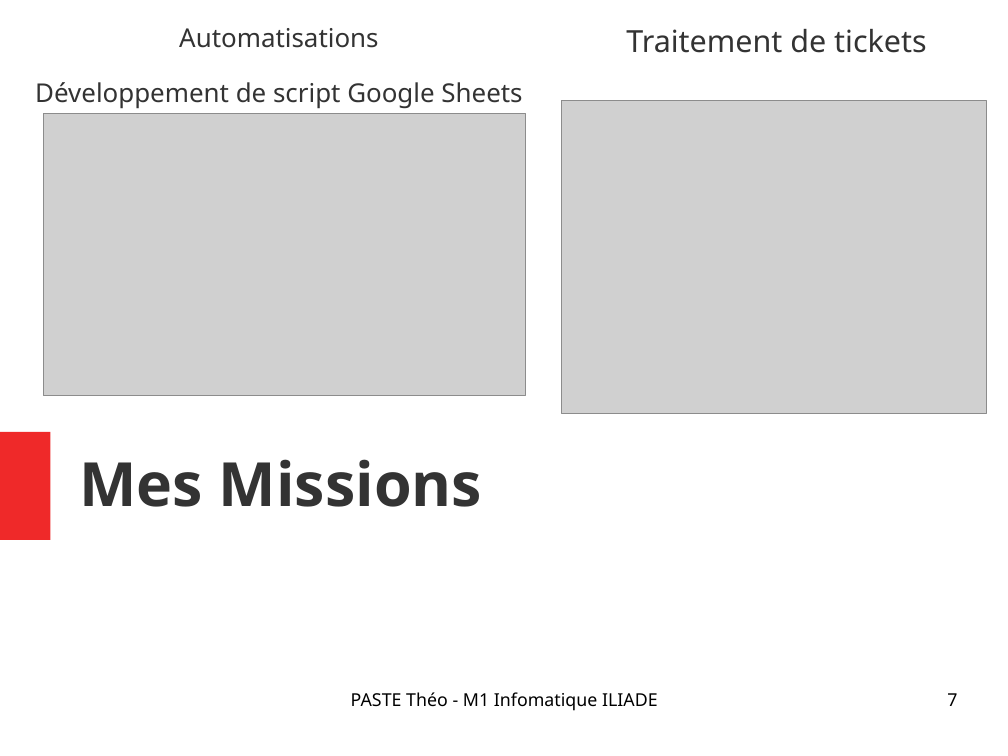
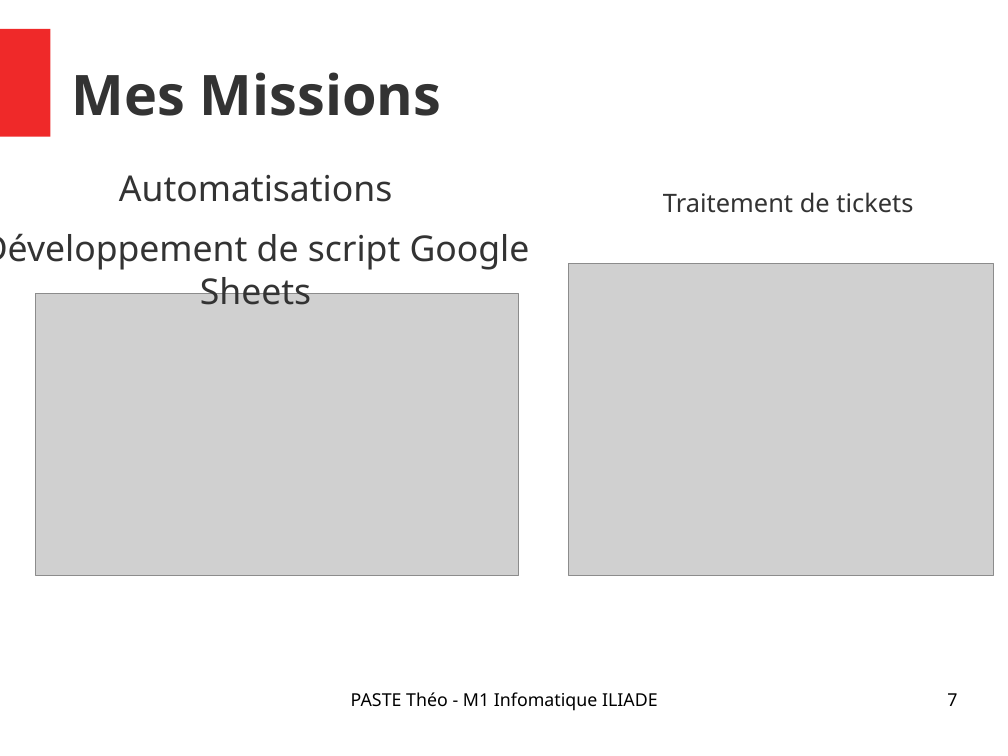
Before and after one commit to Narrateur/Rapport_de_Stage_M1, a slide deck: slide 7 of .gitbook/assets/Presentation_PASTE_Theo.odp. Drawn at 1008x756 pixels with LibreOffice and Linux fonts; fonts in the diff are those of the drawing; grey boxes stand for pictures. Boxes give left, top, right and bottom in pixels: in the first picture for what was removed or moved away, otherwise in the second. Text is boxed around its words. In the diff, an @@ line names an element or a change of style, - is before the commit and + after.

```diff
--- a/.gitbook/assets/Presentation_PASTE_Theo.odp
+++ b/.gitbook/assets/Presentation_PASTE_Theo.odp
@@ rectangle: place and size @@
-rectangle at bbox=[0, 432, 50, 540]
+rectangle at bbox=[0, 28, 50, 136]
@@ title "Mes Missions": place and size @@
-title "Mes Missions" at bbox=[79, 459, 482, 507]
+title "Mes Missions" at bbox=[72, 72, 441, 116]
@@ title "Mes Missions" at bbox=[72, 72, 441, 116]: size 48 to 44 pt @@
@@ text "Automatisations": place and size @@
-text "Automatisations" at bbox=[35, 28, 522, 109]
+text "Automatisations" at bbox=[0, 175, 530, 305]
@@ text "Automatisations" at bbox=[0, 175, 530, 305]: size 20.4 to 28 pt; less space between paragraphs @@
@@ text "Traitement de tickets": place and size @@
-text "Traitement de tickets" at bbox=[626, 29, 927, 53]
+text "Traitement de tickets" at bbox=[663, 192, 913, 213]
@@ text "Traitement de tickets" at bbox=[663, 192, 913, 213]: size 24 to 20 pt; alignment left to centre; less space between paragraphs @@
@@ picture: place and size @@
-picture at bbox=[562, 101, 987, 413]
+picture at bbox=[569, 263, 994, 576]
@@ picture: place and size @@
-picture at bbox=[43, 113, 526, 396]
+picture at bbox=[36, 294, 519, 576]
```
Also in this commit, not shown: 12 other slides changed, 1 slide added, 2 other files.
